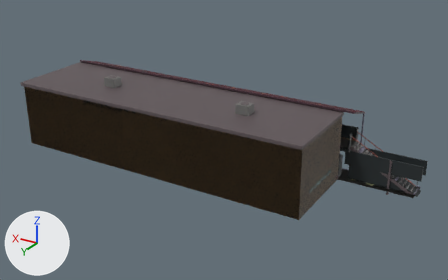
Before and after pictures for a commit that changed the glTF model models/motel_cladire.glb.
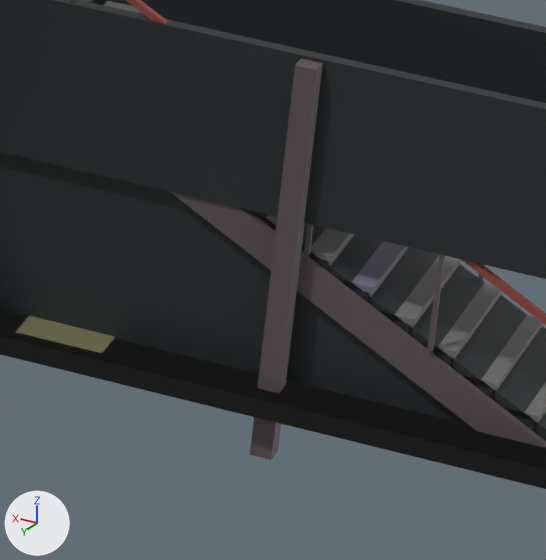
Each version is shown whole from a camera (50 mm lens) standing at (-35.21, 56.49, 24.44) and looking at (-8.9, 12.65, 2.52), then close up on the part from 81% to 92% of the width and 55% to 73% of the height. Every picture has the same lights, and +X, +Y and +Z are marked at lower left. The first two pictures are the older version. Vertices at exactly the same position are counted once.

The older version as bpy lines, for what is in view:
```python
me_coliziune_001 = bpy.data.meshes.new('Coliziune.001')
me_coliziune_001.from_pydata(...)  # 172 vertices, 260 faces; spans x -25.8..10.1, y 8.0..18.0, z 0.0..6.0
me_coliziune_001.materials.append(mat_defaultmaterial)
me_motel = bpy.data.meshes.new('Motel')
me_motel.from_pydata(...)  # 10912 vertices, 15911 faces; spans x -25.4..10.1, y 7.4..18.3, z -0.4..7.1
me_motel.materials.append(mat_defaultmaterial_004)
ob_coliziune = bpy.data.objects.new('Coliziune', me_coliziune_001)
ob_coliziune.location = (0.0, 0.0, 0.0)
ob_motel = bpy.data.objects.new('Motel', me_motel)
ob_motel.location = (0.0, 0.0, 0.0)
```
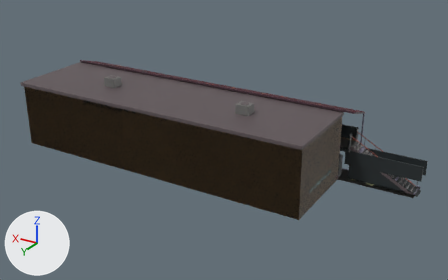
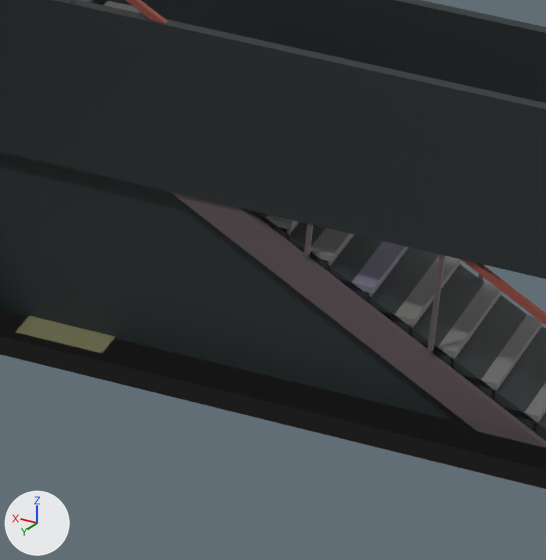
The change, as a diff of the scene's bpy script:
```diff
--- a/models/motel_cladire.glb.py
+++ b/models/motel_cladire.glb.py
@@ me_motel @@
 # used by ob_motel; location = (0.0, 0.0, 0.0)
-me_motel.from_pydata(...)  # 10912 vertices, 15911 faces; spans x -25.4..10.1, y 7.4..18.3, z -0.4..7.1
+me_motel.from_pydata(...)  # 10904 vertices, 15899 faces; spans x -25.4..10.1, y 7.4..18.3, z -0.2..7.1
+# me_motel part 1: the loose piece of 8 vertices spanning x -23.2..-23.1, y 9.7..9.8, z -0.4..2.8 is deleted
 me_motel.materials.append(mat_defaultmaterial_004)
```

Changed parts and their boxes [x1, y1, x2, y2] in the close-ups (546 x 560 px):
part 1 of me_motel, deleted: before [250, 58, 323, 460]
